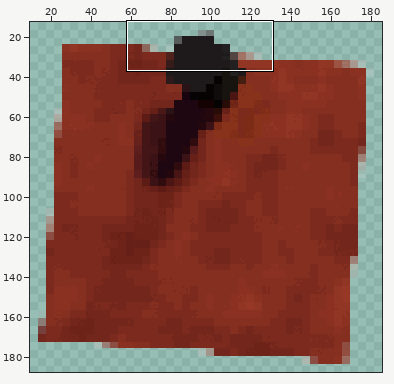
A sprite sheet gets an edit: Hollenhaus/Hollenhaus proyect VS/resources/images/postit_guardar_mazo.png. Above: a wide view before the commit, with the close-up outlined.
Close-up. Old version:
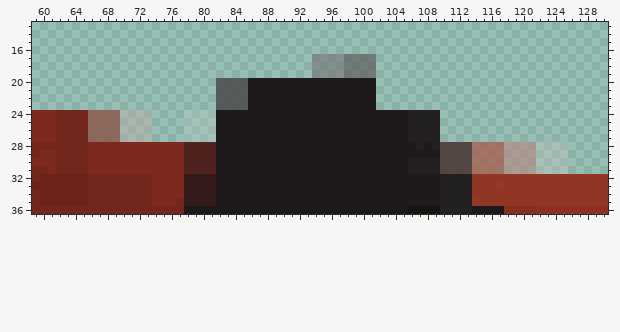
The file is 208x199 pixels. Pixels under 10% opacity are left out. Colours within 5 levels of each other are drawn and written as one. Shown: x 59..130, y 13..36. The wide view leaves out empty margins. The commit also changed other parts of the picture, which this record leaves out.
After the commit:
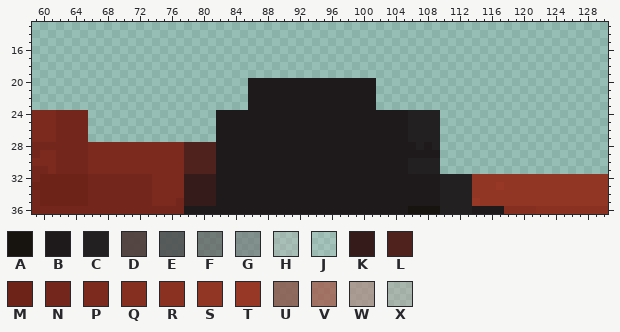
Palette (. is transparent): A #17130f  B #1e1a1b  C #222020  D #4d3937e6  E #474445cc  F #605d5bb3  G #74717499  H #d4c0bd4c  J #dbd5d433  K #351c1b  L #50221e  M #6d2318  N #73271c  P #7b2a1d  Q #852f21  R #8b3122  S #913524  T #973725  U #8c5449cc  V #a56151cc  W #b8867c99  X #c6aba666
Change:
The author cleared colour D in rows 28 to 31 at x 110 to 113.
The author cleared colour E in rows 20 to 23 at x 82 to 85.
The author cleared colour F in rows 17 to 19 at x 98 to 101.
The author cleared colour G in rows 17 to 19 at x 94 to 97.
The author cleared colour H in rows 28 to 31 at x 122 to 125.
The author cleared colour J in rows 24 to 27 at x 78 to 81.
The author cleared colour U in rows 24 to 27 at x 66 to 69.
The author cleared colour V in rows 28 to 31 at x 114 to 117.
The author cleared colour W in rows 28 to 31 at x 118 to 121.
The author cleared colour X in rows 24 to 27 at x 70 to 73.
Where, in picture pixels (left, top, right, bottom), the same in both close-ups:
erased: (312, 54, 376, 78)
erased: (184, 78, 248, 142)
erased: (88, 110, 152, 142)
erased: (440, 142, 568, 174)
